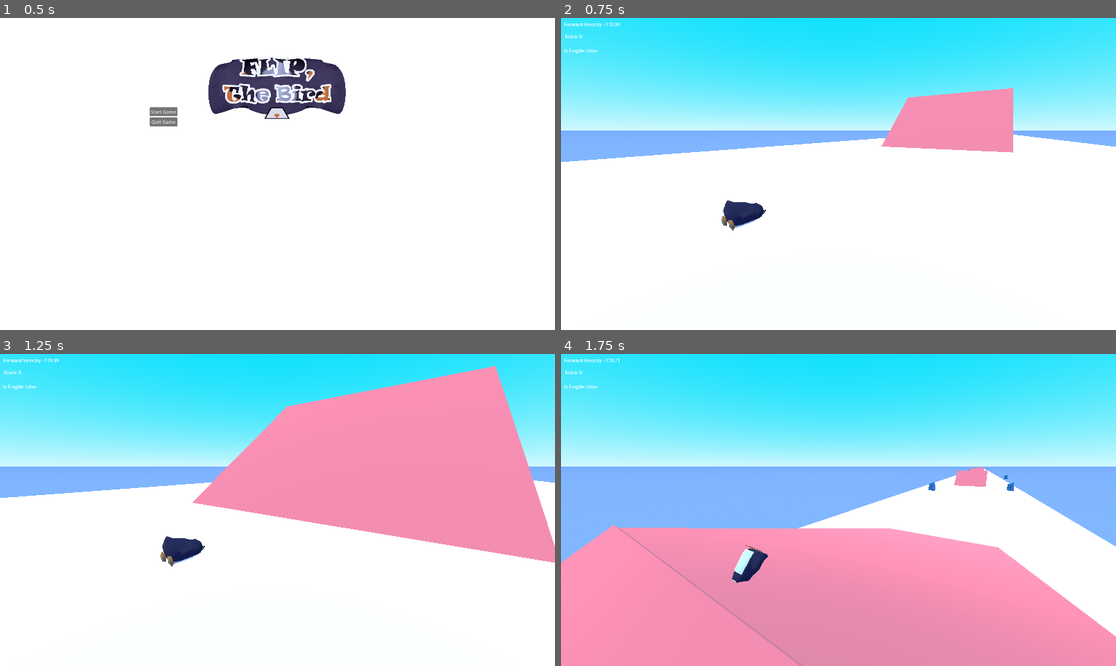
Above: before the commit, frames 1-4 (two rows, left to right).
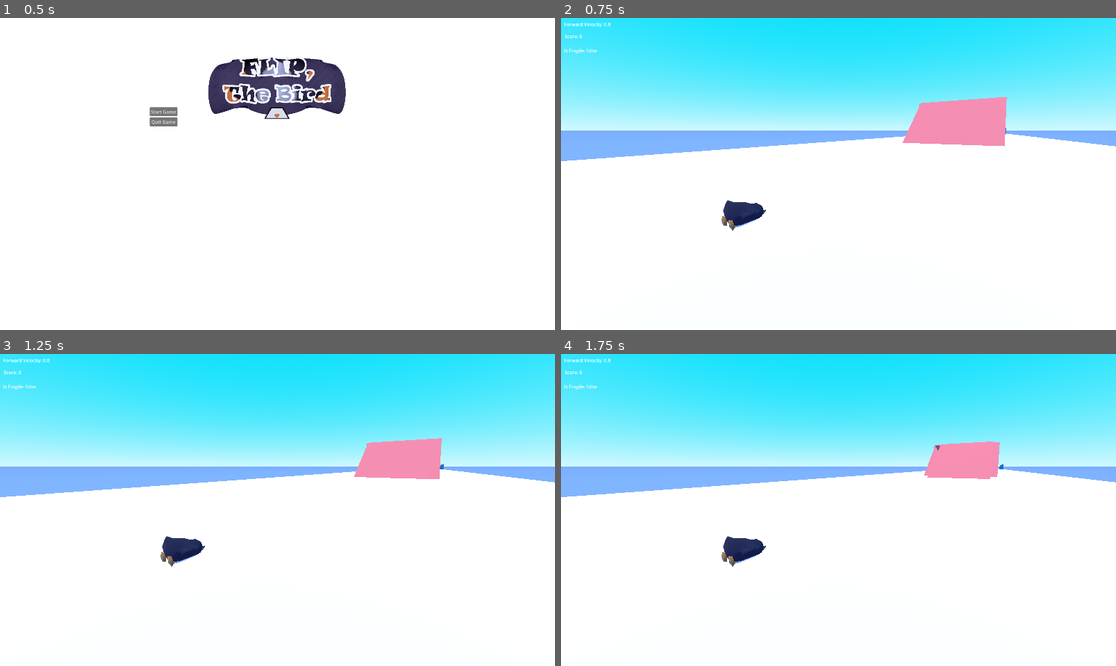
Above: after the commit, the same moments.

Repository: Emerald6468/FlipTheBird
Game: Godot game, scene res://Scenes/UI/MainMenu.tscn
Two runs of this game, one before a commit and one after it. Both use one fixed random seed, a clock stepped at 60 frames per second and the inputs below.
Inputs:
- Up to frame 1 (0.5 s): no input
- Up to frame 2 (0.75 s): click "Start Game" at 0.5 s
- Up to frame 3 (1.25 s): no input
- Up to frame 4 (1.75 s): tap Enter (ui_accept) at 1.25, 1.52 s; hold W (Forward) from 1.28 s (still down); hold Space (red_action) from 1.28 s (still down)

Frame 1 is identical in both runs. In frame 2, 1.6% of the frame differs, in the area x 0-100%, y 1-68%; in frame 3, 23%; in frame 4, 51%, in the area x 0-100%, y 1-100%.
Error after the commit: Parse Error: Variable "axis_speed" has the same name as a previously declared variable. (res://Scripts/player.gd:33)

Commit message:
Revert "twat?"
This reverts commit e130d5d8db8de7d5ef362e758f0f49651ef8b23a.

Diff:
--- a/flip,-the-bird/Scenes/TestScenes/zander_test_scene.tscn
+++ b/flip,-the-bird/Scenes/TestScenes/zander_test_scene.tscn
@@ -2,16 +2,13 @@
 
 [ext_resource type="PackedScene" uid="uid://b2svsxeylpykh" path="res://Scenes/Prefabs/player.tscn" id="1_5cjin"]
 [ext_resource type="Script" uid="uid://dsylgw6jbiv5q" path="res://Level.gd" id="1_blgmw"]
-[ext_resource type="PackedScene" uid="uid://buc5mi1l0tx4e" path="res://Scenes/Prefabs/rock.tscn" id="3_1885f"]
 [ext_resource type="PackedScene" uid="uid://c5bxnb6qqq0aq" path="res://zander_test_scene.tscn" id="3_kb8m7"]
-[ext_resource type="Script" uid="uid://lpbq5pety6lu" path="res://Scenes/TestScenes/all_ground.gd" id="3_v65t1"]
 [ext_resource type="PackedScene" uid="uid://bbq4jtxtxacnn" path="res://LevelSegments/hill_4.tscn" id="4_gb4s8"]
 [ext_resource type="PackedScene" uid="uid://ldnjbn3k88re" path="res://LevelSegments/hill_2.tscn" id="4_h5jjn"]
-[ext_resource type="PackedScene" uid="uid://bsy5qvhnfe3j6" path="res://Scenes/TestScenes/testhillzanderstyle.tscn" id="4_ugqxb"]
 [ext_resource type="PackedScene" uid="uid://dfiaqxqj22ekl" path="res://LevelSegments/hill_3.tscn" id="5_gb4s8"]
 [ext_resource type="PackedScene" uid="uid://dfrjm43ipgfch" path="res://LevelSegments/hill_5.tscn" id="5_q0fji"]
-[ext_resource type="Script" uid="uid://t8xmkxeccwjx" path="res://Assets/collision_shape_3d.gd" id="11_hrcda"]
-[ext_resource type="PackedScene" uid="uid://edeht4tfk0fo" path="res://Ground/ground_scene.tscn" id="12_fphsk"]
+[ext_resource type="PackedScene" uid="uid://buc5mi1l0tx4e" path="res://Scenes/Prefabs/rock.tscn" id="3_1885f"]
+[ext_resource type="PackedScene" uid="uid://bsy5qvhnfe3j6" path="res://Scenes/TestScenes/testhillzanderstyle.tscn" id="4_ugqxb"]
 
 [sub_resource type="ProceduralSkyMaterial" id="ProceduralSkyMaterial_5cjin"]
 sky_top_color = Color(2.695322e-06, 0.873922, 0.9911999, 1)
@@ -45,8 +42,21 @@
 transform = Transform3D(1, 0, 0, 0, 0.35903603, 0.9333238, 0, -0.9333238, 0.35903603, -77.96352, 74.75569, 171.13345)
 
 [node name="AllGround" type="Node3D" parent="." unique_id=821388857]
-script = ExtResource("3_v65t1")
 
+[node name="Hill" parent="." unique_id=1813017817 instance=ExtResource("3_kb8m7")]
+transform = Transform3D(1, 0, 0, 0, 1, 0, 0, 0, 1, 0, 0, -128.88882)
+
+[node name="Hill4" parent="." unique_id=1300234469 instance=ExtResource("4_gb4s8")]
+transform = Transform3D(1, 0, 0, 0, 1, 0, 0, 0, 1, 0, 0, -508.46506)
+
+[node name="Hill5" parent="." unique_id=503658807 instance=ExtResource("5_q0fji")]
+transform = Transform3D(1, 0, 0, 0, 1, 0, 0, 0, 1, 0, 0, -1396.1198)
+
+[node name="Hill2" parent="." unique_id=1749338322 instance=ExtResource("4_h5jjn")]
+transform = Transform3D(1, 0, 0, 0, 1, 0, 0, 0, 1, 0, 0, -960.48804)
+
+[node name="Hill3" parent="." unique_id=1669907315 instance=ExtResource("5_gb4s8")]
+transform = Transform3D(1, 0, 0, 0, 1, 0, 0, 0, 1, 0, 0, -1960.8007)
 [node name="Ground" type="StaticBody3D" parent="AllGround" unique_id=265430207]
 transform = Transform3D(119.19823, 0, 0, 0, 2.107, 0, 0, 0, -12046.2705, 0, -1.874646, -4443.084)
 collision_layer = 3
@@ -128,25 +138,3 @@
 
 [node name="Hill17" parent="AllGround" unique_id=1497218420 instance=ExtResource("4_ugqxb")]
 transform = Transform3D(1, 0, 0, 0, 1, 0, 0, 0, 1, 0, 0, -7998.403)
-
-[node name="Hill" parent="." unique_id=1813017817 instance=ExtResource("3_kb8m7")]
-transform = Transform3D(1, 0, 0, 0, 1, 0, 0, 0, 1, 0, -225.06287, 365.49698)
-
-[node name="Hill4" parent="." unique_id=1300234469 instance=ExtResource("4_gb4s8")]
-transform = Transform3D(1, 0, 0, 0, 1, 0, 0, 0, 1, -97.73002, -273.15555, 347.15335)
-
-[node name="Hill5" parent="." unique_id=503658807 instance=ExtResource("5_q0fji")]
-transform = Transform3D(1, 0, 0, 0, 1, 0, 0, 0, 1, -239.97313, -1196.565, -3735.2715)
-
-[node name="Hill2" parent="." unique_id=1749338322 instance=ExtResource("4_h5jjn")]
-transform = Transform3D(1, 0, 0, 0, 1, 0, 0, 0, 1, -140.61583, -419.26764, 377.69247)
-
-[node name="Hill3" parent="." unique_id=1669907315 instance=ExtResource("5_gb4s8")]
-transform = Transform3D(1, 0, 0, 0, 1, 0, 0, 0, 1, 0, 0, -1960.8007)
-
-[node name="GroundScene" parent="." unique_id=1802863577 instance=ExtResource("12_fphsk")]
-transform = Transform3D(1, 0, 0, 0, 1, 0, 0, 0, 1, 341.914, 167.48114, 4627.4575)
-
-[node name="TerrainSpawner" type="Node3D" parent="." unique_id=1305868581]
-transform = Transform3D(1, 0, 0, 0, 1, 0, 0, 0, 1, 0, 0, -2545.2017)
-script = ExtResource("11_hrcda")
--- a/flip,-the-bird/Scripts/player.gd
+++ b/flip,-the-bird/Scripts/player.gd
@@ -13,11 +13,10 @@
 var slope_angle
 var slope_normal: Vector3
 
-#Gaining height
+#Gaining Height
 const JUMP_VELOCITY = 25
 var just_leaped = false
 var slope_points = 0
-var flip_points = 0
 var nothing_around = false
 var touching_hill = false
 var going_up = false
@@ -31,14 +30,16 @@
 var axis_speed = 1.0
 
 var is_flipping = false
-
-#Obstacle collision
+var axis_speed = 1.0
+
+#Obstacle Collision
 @onready var collision_checker: Area3D = $CollisionShape3D/Model/CollisionChecker
 @onready var ground_checker: Area3D = $GroundChecker
 var close_to_hill = false
 var dont_check = false
 var fragile = false
 var just_hit = false
+#Maybe player rotates faster per full spin?
 
 @export var gravity_modifier = 1.0
 
@@ -93,6 +94,9 @@
 
 
 
+	#For every 360 midair, add to score
+	#Because current_angle can't increase past ~1.5, this if statement is a bandaid
+	#solution for measuring rotations totaling approximately 360
 	if current_angle > 1.4 && current_angle <1.6:
 		print("Points received!")
 		total_flips += 1
@@ -169,7 +173,6 @@
 			print("slope points: " + str(slope_points))
 			slope_points = 0
 
-
 #Running every frame main function
 func _physics_process(delta: float) -> void:
 	check_collisions()
@@ -190,7 +193,7 @@
 		var rad_change = (deg_to_rad(input_dir.y)*4.5)* axis_speed
 		var air_change = 1.0
 		if !is_on_floor(): air_change = 4.0
-		rad_change = (deg_to_rad(input_dir.y)*4.5)* axis_speed  * air_change
+		var rad_change = (deg_to_rad(input_dir.y)*4.5)* axis_speed  * air_change
 		#var rad_change = deg_to_rad(input_dir.y)*2.5 * air_change
 
 		model.rotate_x(rad_change)
@@ -227,11 +230,3 @@
 		velocity.y = JUMP_VELOCITY
 	move_and_slide()
 	Global.velocity = current_velocity
-
-
-func _scoring(delta: float) -> void:
-	var total_score = 0
-	total_score = (flip_points + slope_points)
-	#$Global.global_score = self.total_score
-
-	pass
